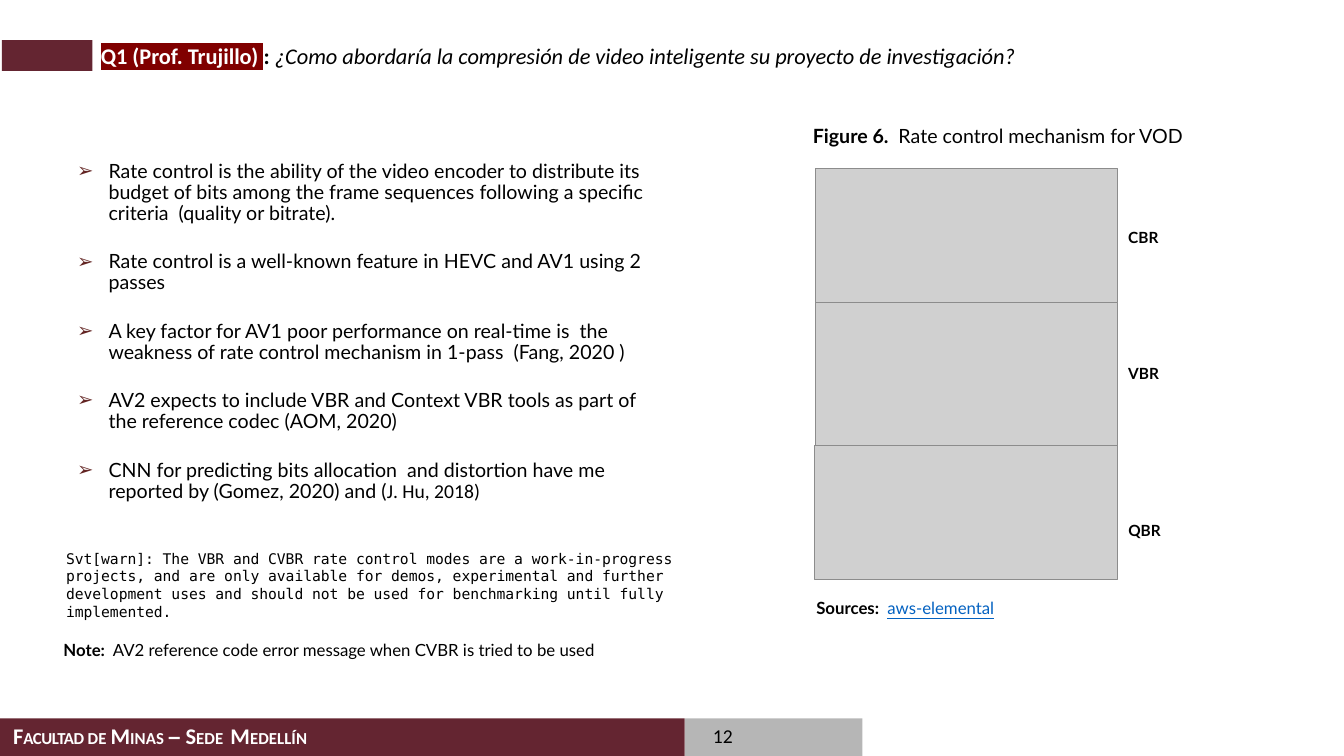
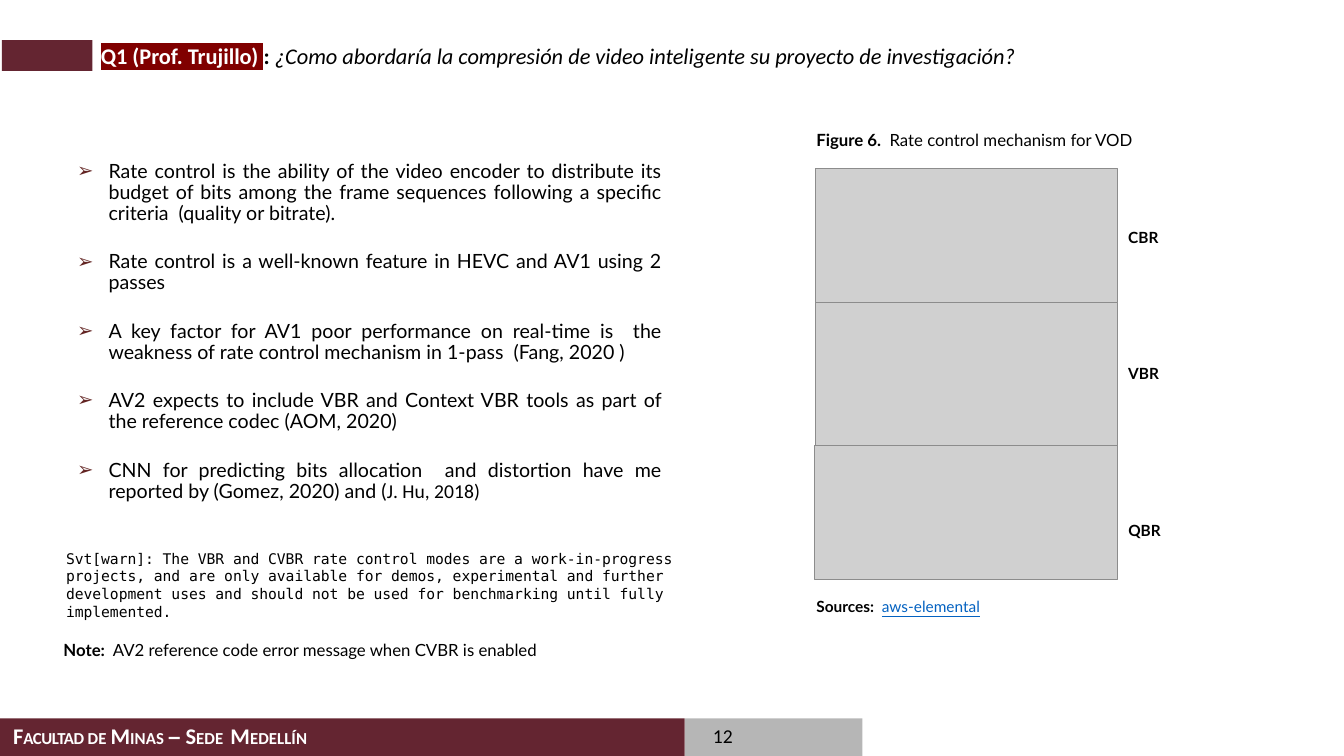
Before and after one commit to casalazarh/Examen-de-Calificacion-2020, a slide deck: slide 12 of presentation/Examen de Calificacion de Doctorado_Carlos_Alberto_Salazar.pptx. Drawn at 1344x756 pixels with LibreOffice and Linux fonts; fonts in the diff are those of the drawing; grey boxes stand for pictures; background and template pictures are left out. Boxes give left, top, right and bottom in pixels: in the first picture for what was removed or moved away, otherwise in the second. Text is boxed around its words. In the diff, an @@ line names an element or a change of style, - is before the commit and + after.

Commit message:
Completado la Prof. Maria

```diff
--- a/presentation/Examen de Calificacion de Doctorado_Carlos_Alberto_Salazar.pptx
+++ b/presentation/Examen de Calificacion de Doctorado_Carlos_Alberto_Salazar.pptx
@@ text "Rate control is the ability ..." at <box>109,163,662,502</box>: alignment left to justified @@
@@ text "Figure 6. Rate control mechanism ..." at <box>816,133,1132,149</box>: size 14 to 12 pt @@
@@ text "Sources: aws-elemental" at <box>816,600,980,612</box>: size 12 to 11 pt @@
@@ text at <box>63,643,537,659</box>: text changed @@
-  Note: AV2 reference code error message when CVBR is tried to be used
+  Note: AV2 reference code error message when CVBR is enabled
```
Also in this commit, not shown: 6 other slides changed.
